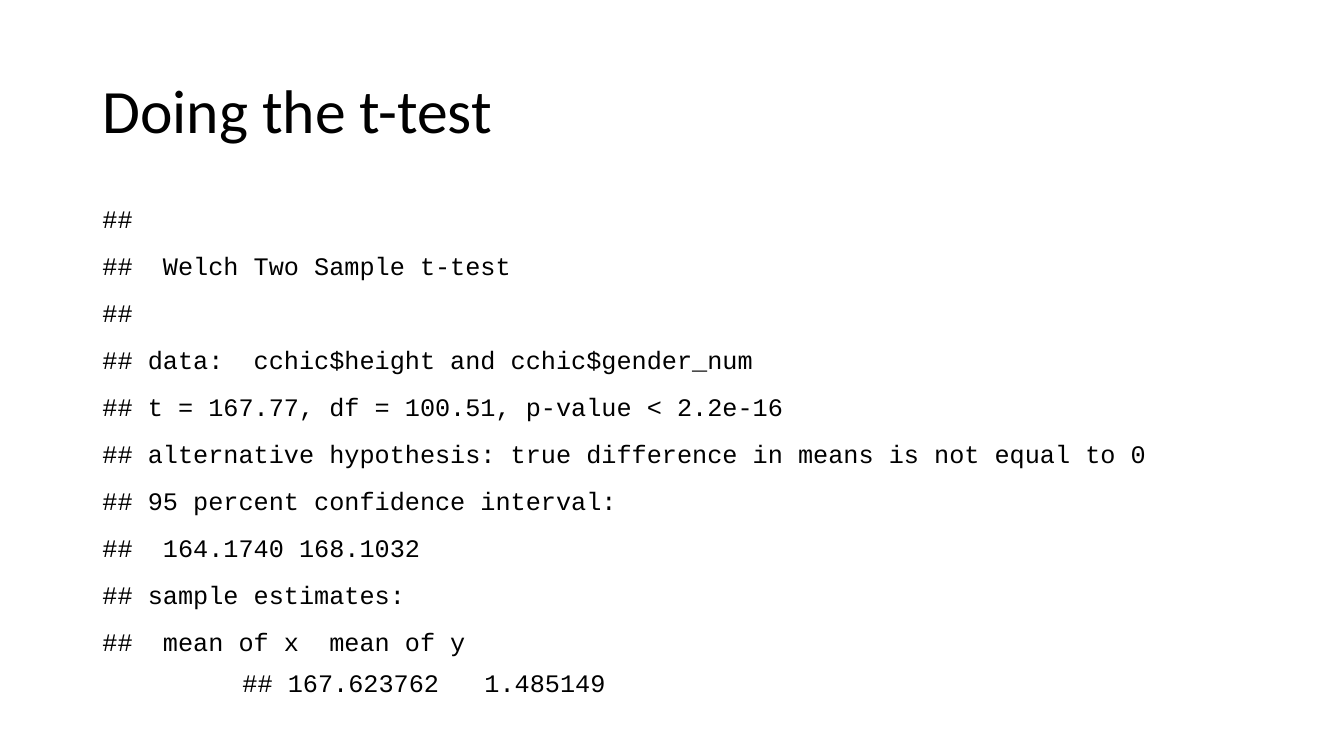
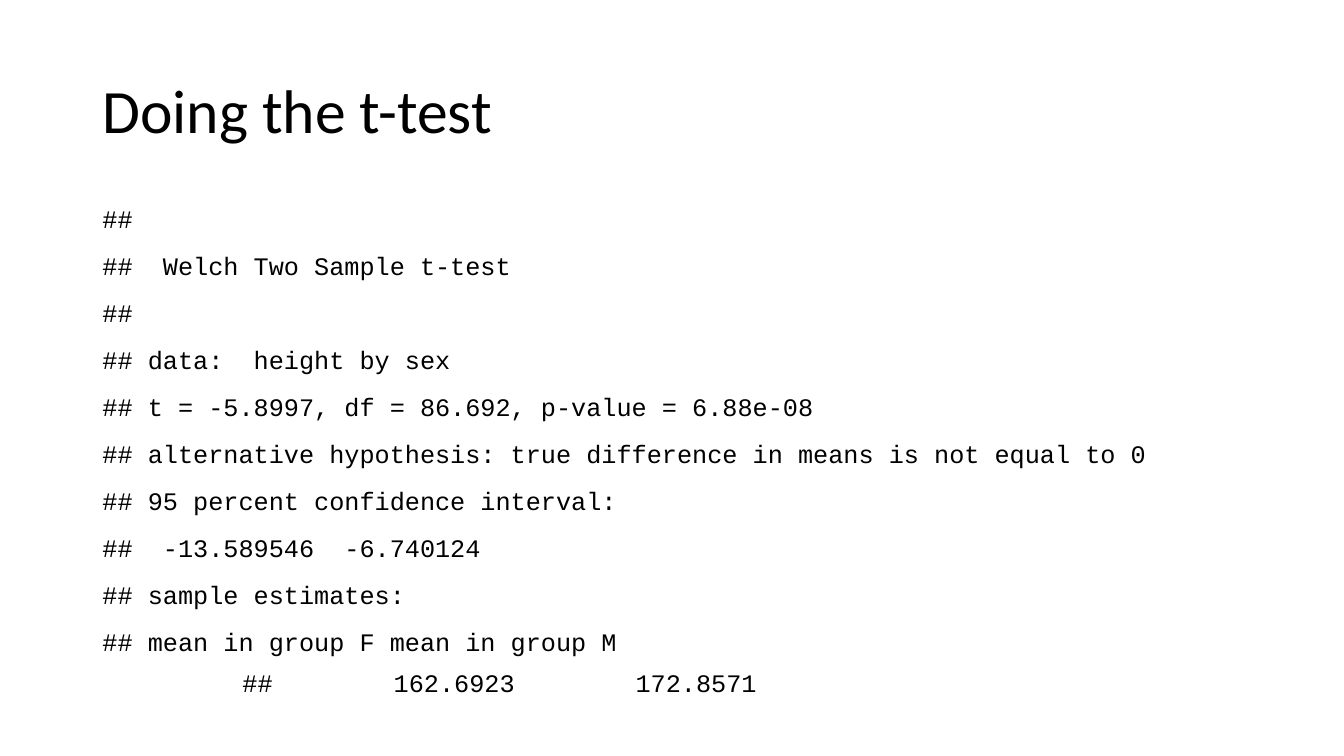
Before and after one commit to uclh-criu/learning-datascience, a slide deck: slide 33 of Workshops/Workshop6.pptx (slide 34 before the commit). Drawn at 1344x756 pixels with LibreOffice and Linux fonts; fonts in the diff are those of the drawing. Boxes give left, top, right and bottom in pixels: in the first picture for what was removed or moved away, otherwise in the second. Text is boxed around its words. In the diff, an @@ line names an element or a change of style, - is before the commit and + after.

```diff
--- a/Workshops/Workshop6.pptx
+++ b/Workshops/Workshop6.pptx
@@ text at [148, 256, 1146, 693]: text changed @@
-##
-## Welch Two Sample t-test
-##
-## data: cchic$height and cchic$gender_num
-## t = 167.77, df = 100.51, p-value < 2.2e-16
-## alternative hypothesis: true difference in means is not equal to 0
-## 95 percent confidence interval:
-## 164.1740 168.1032
-## sample estimates:
-## mean of x mean of y
-## 167.623762 1.485149
+##
+## Welch Two Sample t-test
+##
+## data: height by sex
+## t = -5.8997, df = 86.692, p-value = 6.88e-08
+## alternative hypothesis: true difference in means is not equal to 0
+## 95 percent confidence interval:
+## -13.589546 -6.740124
+## sample estimates:
+## mean in group F mean in group M
+## 162.6923 172.8571
```
Also in this commit, not shown: 4 other slides changed, 1 slide removed, 5 other files.
